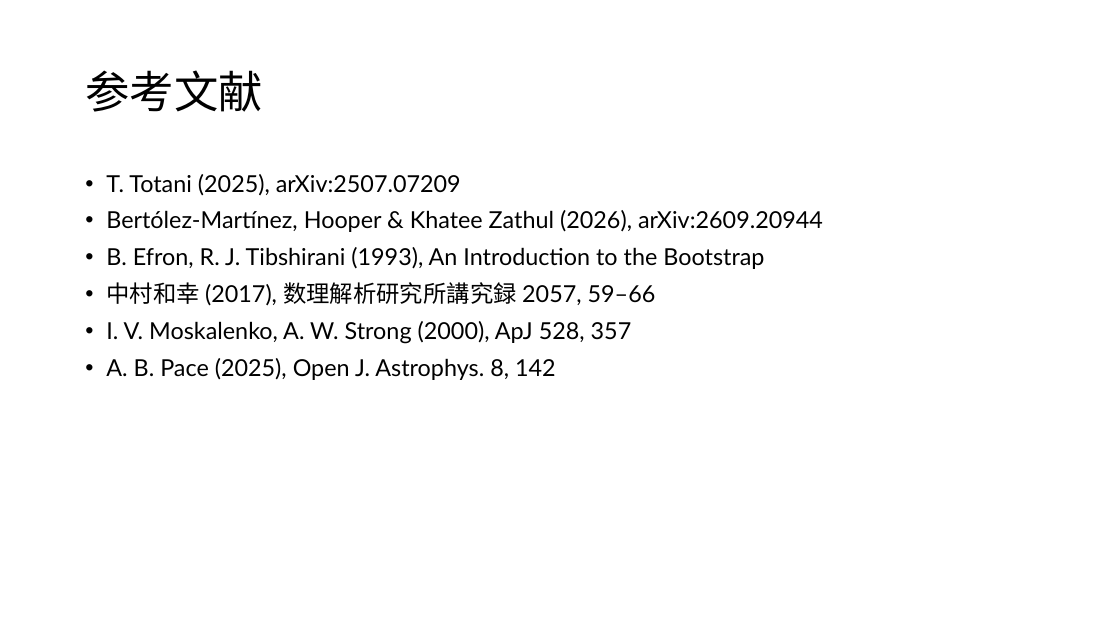
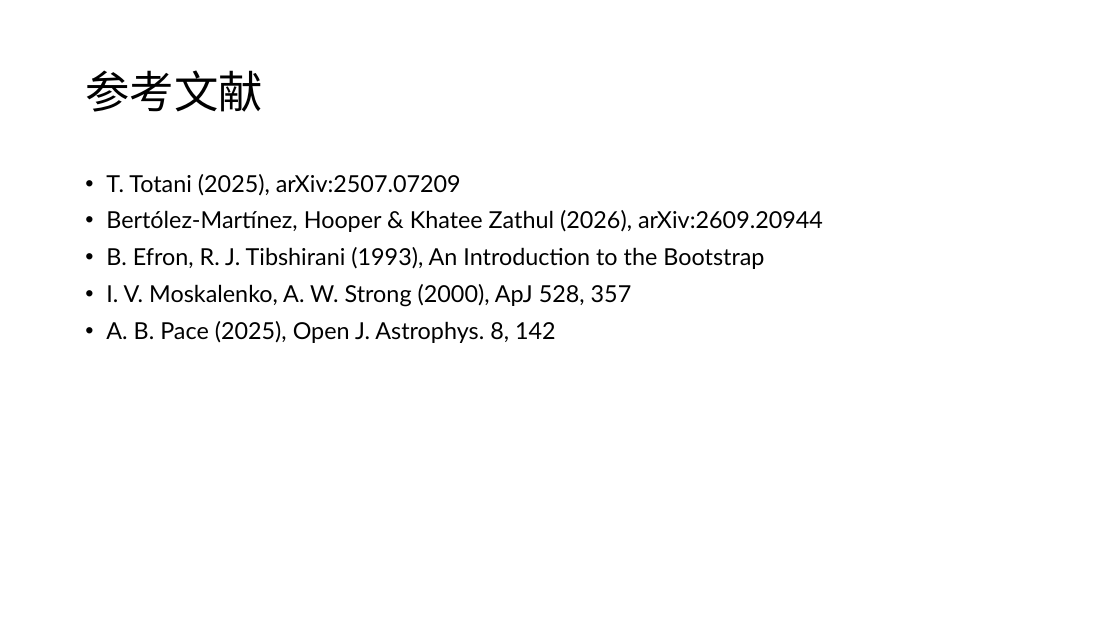
Before and after one commit to Mikann20041029/darkmatter-slides, a slide deck: slide 18 of slides/2026-10-02_研究進捗報告.pptx. Drawn at 1120x630 pixels with LibreOffice and Linux fonts; fonts in the diff are those of the drawing. Boxes give left, top, right and bottom in pixels: in the first picture for what was removed or moved away, otherwise in the second. Text is boxed around its words. In the diff, an @@ line names an element or a change of style, - is before the commit and + after.

```diff
--- a/slides/2026-10-02_研究進捗報告.pptx
+++ b/slides/2026-10-02_研究進捗報告.pptx
@@ text at (x1=106, y1=282, x2=656, y2=306): paragraph removed @@
-• 中村和幸 (2017), 数理解析研究所講究録 2057, 59–66
```
Also in this commit, not shown: 2 other slides changed, 3 other files.
